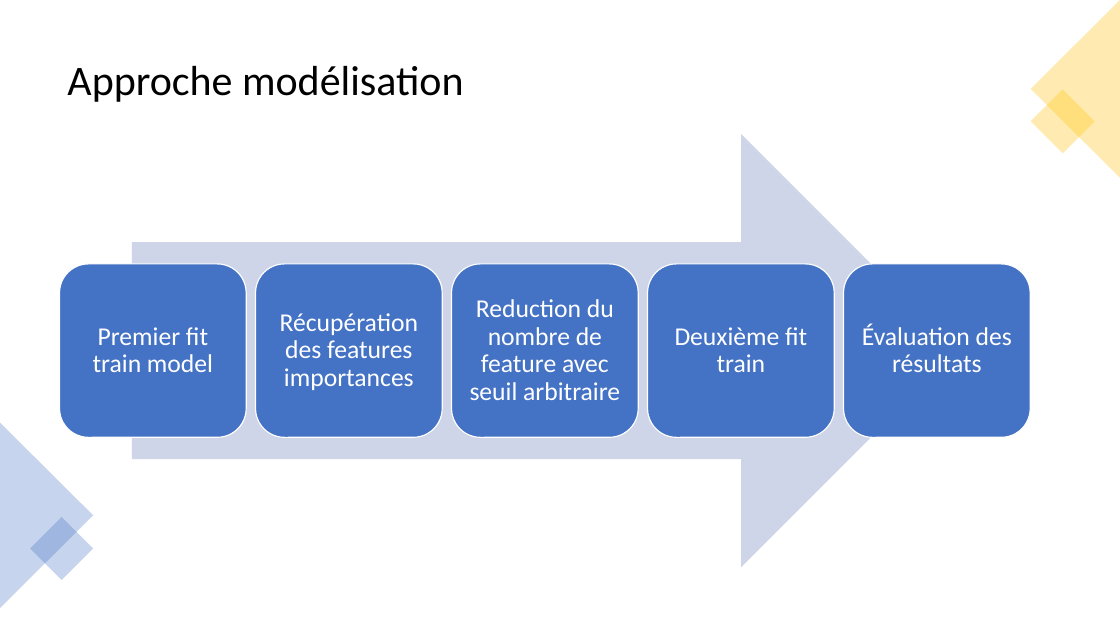
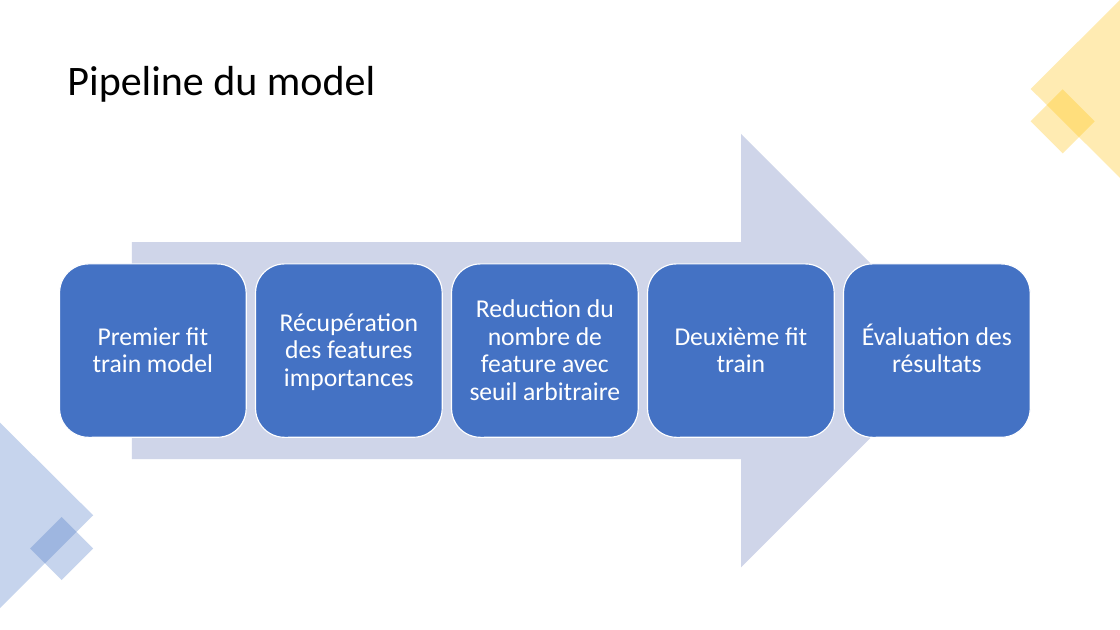
Before and after one commit to Blisk11/project_7, a slide deck: slide 8 of documents/P7_03_présentation.pptx. Drawn at 1120x630 pixels with LibreOffice and Linux fonts; fonts in the diff are those of the drawing. Boxes give left, top, right and bottom in pixels: in the first picture for what was removed or moved away, otherwise in the second. Text is boxed around its words. In the diff, an @@ line names an element or a change of style, - is before the commit and + after.

```diff
--- a/documents/P7_03_présentation.pptx
+++ b/documents/P7_03_présentation.pptx
@@ title at (67, 66, 375, 102): text changed @@
-Approche modélisation
+Pipeline du model
```
Also in this commit, not shown: 4 other files.
